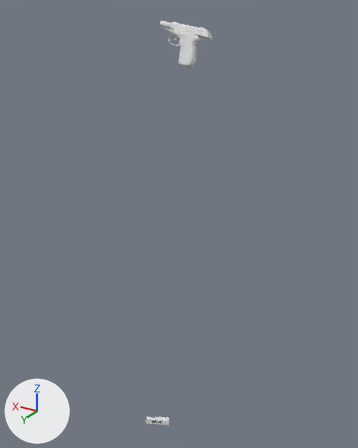
What one commit did to the OBJ model Vertex_Animation_Compiler/Assets/Makarov_Pistol_Reload147.obj.
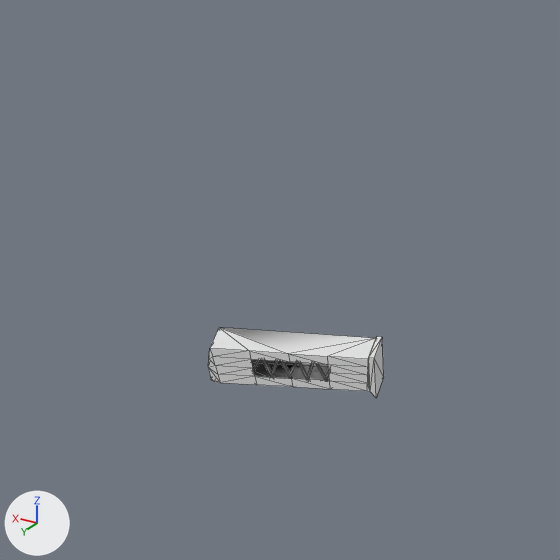
The first picture shows the older version from a 50 mm lens placed at (-0.466, 1.302, 0.003), pointed at (0.308, 0.011, -0.642). The close-ups show both versions on the part from 33% to 54% of the width and 83% to 100% of the height of that picture; other places that the commit changed are outside them. Every picture has the same lights, and +X, +Y and +Z are marked at lower left. The close-ups show mesh edges as thin lines. Where no turn or scale is listed for an object, it has been applied to the vertices.

Script lines for the objects in view, before the commit:
```python
me_magazine_cube_011 = bpy.data.meshes.new('Magazine_Cube.011')
me_magazine_cube_011.from_pydata(...)  # 140 vertices, 222 faces; spans x 0.2286..0.3111, y 0.2004..0.2365, z -1.3115..-1.2775
ob_magazine_cube_011 = bpy.data.objects.new('Magazine_Cube.011', me_magazine_cube_011)
ob_magazine_cube_011.location = (0.0, 0.0, 0.0)
```
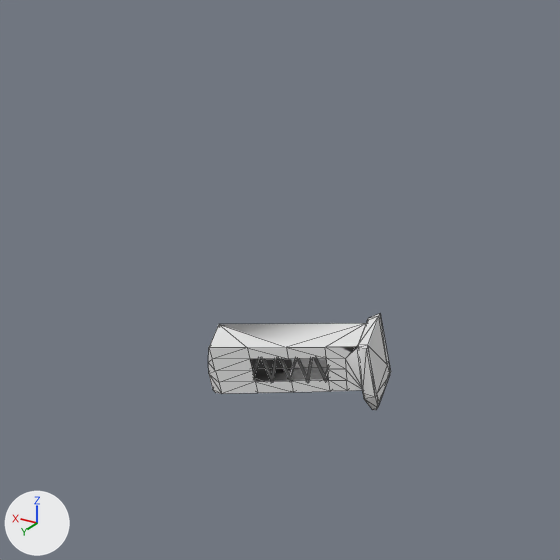
The change, as JSON lines over the scene's bpy script:
```json
{"block": "me_magazine_cube_011", "where": "# used by ob_magazine_cube_011; location = (0.0, 0.0, 0.0)"}
{"op": "remove", "block": "me_magazine_cube_011", "code": "me_magazine_cube_011.from_pydata(...)  # 140 vertices, 222 faces; spans x 0.2286..0.3111, y 0.2004..0.2365, z -1.3115..-1.2775"}
{"op": "add", "block": "me_magazine_cube_011", "code": "me_magazine_cube_011.from_pydata(...)  # 164 vertices, 270 faces; spans x 0.2253..0.3109, y 0.1954..0.2372, z -1.3174..-1.2679"}
{"block": "me_magazine_cube_011", "change": "me_magazine_cube_011 part 1: the loose piece of 8 vertices spanning x 0.2689..0.2763, y 0.2229..0.2257, z -1.3019..-1.2873 is scaled about its middle by (1.14, 1.13, 1.32), then moved by (0.0, 0.0005, 0.0009)"}
{"block": "me_magazine_cube_011", "change": "me_magazine_cube_011 part 2: the loose piece of 8 vertices spanning x 0.277..0.2841, y 0.2253..0.228, z -1.3047..-1.29 is scaled about its middle by (1.15, 1.14, 1.32), then moved by (-0.0002, 0.0005, -0.0003)"}
{"block": "me_magazine_cube_011", "change": "me_magazine_cube_011 part 3: the loose piece of 44 vertices spanning x 0.2286..0.3111, y 0.2004..0.2365, z -1.3115..-1.2775 is rebuilt with 68 vertices and now spans x 0.2253..0.3109, y 0.1954..0.2372, z -1.3174..-1.2679"}
{"block": "me_magazine_cube_011", "change": "me_magazine_cube_011 part 4: the loose piece of 8 vertices spanning x 0.252..0.2594, y 0.2179..0.2207, z -1.2993..-1.2848 is rebuilt with 8 vertices and now spans x 0.2517..0.2601, y 0.2183..0.2215, z -1.2992..-1.28"}
{"block": "me_magazine_cube_011", "change": "me_magazine_cube_011 part 5: the loose piece of 8 vertices spanning x 0.2746..0.2794, y 0.2245..0.2267, z -1.3049..-1.2896 is rebuilt with 8 vertices and now spans x 0.2749..0.2788, y 0.2251..0.2272, z -1.3077..-1.2871"}
{"block": "me_magazine_cube_011", "change": "me_magazine_cube_011 part 6: the loose piece of 8 vertices spanning x 0.2642..0.2712, y 0.221..0.2239, z -1.3012..-1.2865 is rebuilt with 8 vertices and now spans x 0.2647..0.2708, y 0.2216..0.2243, z -1.3023..-1.2825"}
{"block": "me_magazine_cube_011", "change": "me_magazine_cube_011 part 7: the loose piece of 8 vertices spanning x 0.2827..0.2897, y 0.2265..0.2293, z -1.3064..-1.2917 is rebuilt with 8 vertices and now spans x 0.2828..0.2889, y 0.227..0.2297, z -1.31..-1.2902"}
{"block": "me_magazine_cube_011", "change": "me_magazine_cube_011 part 8: the loose piece of 8 vertices spanning x 0.2578..0.2625, y 0.2195..0.2218, z -1.3024..-1.287 is rebuilt with 8 vertices and now spans x 0.2582..0.2621, y 0.2201..0.2222, z -1.3036..-1.2831"}
{"block": "me_magazine_cube_011", "change": "me_magazine_cube_011 part 9: the loose piece of 8 vertices spanning x 0.2601..0.2672, y 0.2203..0.223, z -1.3021..-1.2875 is rebuilt with 8 vertices and now spans x 0.2596..0.2677, y 0.2207..0.2237, z -1.3033..-1.2839"}
```

Location of each change, [x1, y1, x2, y2] in pixels of the close-ups (560 x 560 px; the box of a moved part takes in the faces that stretch with it):
```json
{"object": "Magazine_Cube.011", "change": "reshaped", "before": [208, 327, 384, 398], "after": [208, 313, 391, 410], "on screen": "36% taller"}
{"part": 1, "of": "me_magazine_cube_011", "change": "moved or reshaped", "before": [280, 361, 292, 379], "after": [279, 359, 292, 381]}
{"part": 2, "of": "me_magazine_cube_011", "change": "moved or reshaped", "before": [262, 360, 274, 377], "after": [261, 359, 274, 381]}
{"part": 3, "of": "me_magazine_cube_011", "change": "rebuilt", "before": [208, 327, 384, 398], "after": [208, 313, 391, 410], "on screen": "36% taller"}
{"part": 4, "of": "me_magazine_cube_011", "change": "rebuilt", "before": [316, 364, 328, 381], "after": [315, 358, 327, 380]}
{"part": 5, "of": "me_magazine_cube_011", "change": "rebuilt", "before": [271, 361, 278, 376], "after": [271, 359, 277, 381]}
{"part": 6, "of": "me_magazine_cube_011", "change": "rebuilt", "before": [289, 362, 297, 375], "after": [289, 359, 297, 378]}
{"part": 7, "of": "me_magazine_cube_011", "change": "rebuilt", "before": [253, 360, 260, 371], "after": [253, 359, 260, 376]}
{"part": 8, "of": "me_magazine_cube_011", "change": "rebuilt", "before": [306, 364, 314, 380], "after": [307, 359, 313, 381], "on screen": "22% narrower, 35% taller"}
{"part": 9, "of": "me_magazine_cube_011", "change": "rebuilt", "before": [298, 363, 310, 380], "after": [297, 359, 310, 381], "on screen": "8% wider, 28% taller"}
```
